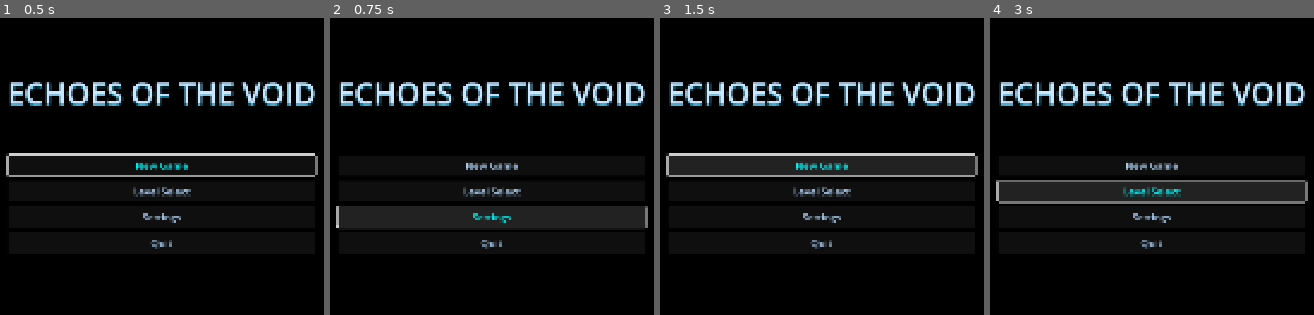
Above: before the commit, frames 1-4 (left to right).
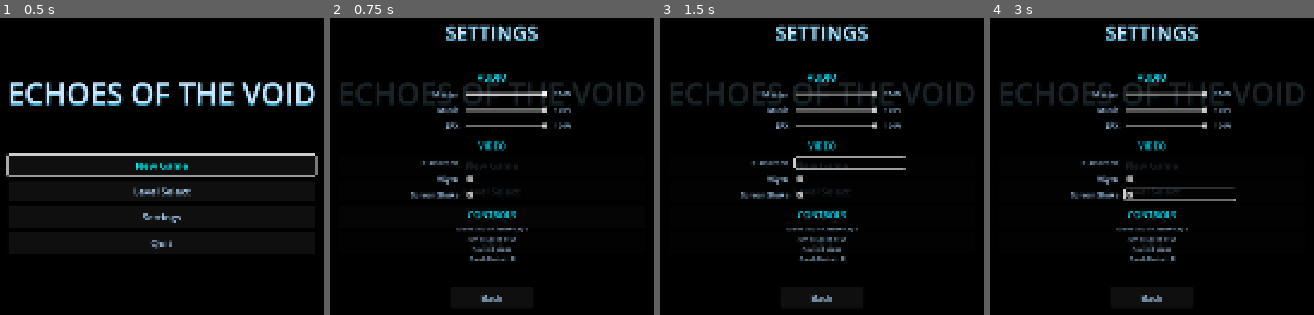
Above: after the commit, the same moments.

Repository: MasuRii/echoes-of-the-void
Game: Godot game, scene res://scenes/ui/main_menu.tscn
Two runs of this game, one before a commit and one after it. Both use one fixed random seed, a clock stepped at 60 frames per second and the inputs below. The project has no main scene, so this scene is started directly. Sound files missing from this copy of the repository are replaced by a short silence.
Inputs:
- Up to frame 1 (0.5 s): no input
- Up to frame 2 (0.75 s): click "Settings" at 0.5 s
- Up to frame 3 (1.5 s): click "New Game" at 1.25 s
- Up to frame 4 (3 s): click "New Game" at 2 s; click "Level Select" at 2.75 s

Frame 1 is identical in both runs. In frame 2, 16% of the frame differs, in the area x 1-99%, y 2-96%; in frame 3, 16%; in frame 4, 16%.

Commit message:
Add settings menu with audio, video, and controls options
Create scenes/ui/settings_menu.tscn:
- Master/Music/SFX volume sliders (0-100%)
- Fullscreen, VSync, Screen Shake toggles
- Controls display showing keybindings
- Dark overlay matching pause menu style
- Cyan/white color scheme consistent with UI

Create scenes/ui/settings_menu.gd:
- Load settings from SaveManager on open
- Apply audio changes via AudioManager in real-time
- Apply video settings (fullscreen, vsync) immediately
- Save all settings on change
- Support for pause state (PROCESS_MODE_WHEN_PAUSED)

Update scenes/ui/main_menu.gd:
- Connect Settings button to open settings_menu.tscn

Update scenes/ui/pause_menu.gd:
- Connect Settings button to open settings_menu.tscn

Update plan.md:
- Mark Phase 8.3 Settings Menu as complete

Diff:
--- a/scenes/ui/main_menu.gd
+++ b/scenes/ui/main_menu.gd
@@ -98,9 +98,14 @@
 func _on_settings_pressed() -> void:
 	"""Open the settings menu."""
 	_play_confirm_sound()
-	# TODO: Implement settings menu transition
-	# For now, this is a placeholder
-	push_warning("MainMenu: Settings menu not yet implemented")
+
+	# Load and display the settings menu
+	var settings_scene: PackedScene = load("res://scenes/ui/settings_menu.tscn")
+	if settings_scene:
+		var settings_menu: Control = settings_scene.instantiate()
+		add_child(settings_menu)
+	else:
+		push_error("MainMenu: Failed to load settings_menu.tscn")
 
 
 func _on_quit_pressed() -> void:
--- a/scenes/ui/pause_menu.gd
+++ b/scenes/ui/pause_menu.gd
@@ -74,9 +74,14 @@
 func _on_settings_pressed() -> void:
 	"""Open the settings menu."""
 	_play_confirm_sound()
-	# TODO: Implement settings menu transition
-	# For now, this is a placeholder
-	push_warning("PauseMenu: Settings menu not yet implemented")
+
+	# Load and display the settings menu
+	var settings_scene: PackedScene = load("res://scenes/ui/settings_menu.tscn")
+	if settings_scene:
+		var settings_menu: Control = settings_scene.instantiate()
+		add_child(settings_menu)
+	else:
+		push_error("PauseMenu: Failed to load settings_menu.tscn")
 
 
 func _on_main_menu_pressed() -> void:
--- /dev/null
+++ b/scenes/ui/settings_menu.gd
@@ -0,0 +1,234 @@
+extends Control
+## Settings menu for Echoes of the Void.
+## Allows adjusting audio, video, and viewing control bindings.
+## Settings are saved automatically when changed.
+
+# Cached references to autoloads
+var _audio_manager: Node = null
+var _save_manager: Node = null
+
+# Audio slider references
+@onready var master_slider: HSlider = $CenterContainer/VBoxContainer/SettingsContainer/AudioSection/MasterVolume/Slider
+@onready var master_value_label: Label = $CenterContainer/VBoxContainer/SettingsContainer/AudioSection/MasterVolume/ValueLabel
+@onready var music_slider: HSlider = $CenterContainer/VBoxContainer/SettingsContainer/AudioSection/MusicVolume/Slider
+@onready var music_value_label: Label = $CenterContainer/VBoxContainer/SettingsContainer/AudioSection/MusicVolume/ValueLabel
+@onready var sfx_slider: HSlider = $CenterContainer/VBoxContainer/SettingsContainer/AudioSection/SFXVolume/Slider
+@onready var sfx_value_label: Label = $CenterContainer/VBoxContainer/SettingsContainer/AudioSection/SFXVolume/ValueLabel
+
+# Video toggle references
+@onready var fullscreen_checkbox: CheckBox = $CenterContainer/VBoxContainer/SettingsContainer/VideoSection/FullscreenToggle/CheckBox
+@onready var vsync_checkbox: CheckBox = $CenterContainer/VBoxContainer/SettingsContainer/VideoSection/VSyncToggle/CheckBox
+@onready var screen_shake_checkbox: CheckBox = $CenterContainer/VBoxContainer/SettingsContainer/VideoSection/ScreenShakeToggle/CheckBox
+
+# Back button reference
+@onready var back_button: Button = $CenterContainer/VBoxContainer/BackButton
+
+# Track if we're initializing (to avoid triggering save during setup)
+var _initializing: bool = true
+
+
+func _ready() -> void:
+	# This menu should work even when the game is paused
+	process_mode = Node.PROCESS_MODE_WHEN_PAUSED
+
+	# Get autoload references
+	_audio_manager = get_node_or_null("/root/AudioManager")
+	_save_manager = get_node_or_null("/root/SaveManager")
+
+	# Connect slider signals
+	master_slider.value_changed.connect(_on_master_volume_changed)
+	music_slider.value_changed.connect(_on_music_volume_changed)
+	sfx_slider.value_changed.connect(_on_sfx_volume_changed)
+
+	# Connect checkbox signals
+	fullscreen_checkbox.toggled.connect(_on_fullscreen_toggled)
+	vsync_checkbox.toggled.connect(_on_vsync_toggled)
+	screen_shake_checkbox.toggled.connect(_on_screen_shake_toggled)
+
+	# Connect back button
+	back_button.pressed.connect(_on_back_pressed)
+
+	# Connect hover sounds to interactive elements
+	_connect_hover_sounds()
+
+	# Load current settings into UI
+	_load_settings()
+
+	# Set initial focus
+	master_slider.grab_focus()
+
+	# Done initializing
+	_initializing = false
+
+
+func _unhandled_input(event: InputEvent) -> void:
+	# Allow closing settings with pause/escape action
+	if event.is_action_pressed("pause"):
+		_on_back_pressed()
+		get_viewport().set_input_as_handled()
+
+
+func _connect_hover_sounds() -> void:
+	"""Connect hover/focus sounds to all interactive elements."""
+	var interactive_elements: Array[Control] = [
+		master_slider, music_slider, sfx_slider,
+		fullscreen_checkbox, vsync_checkbox, screen_shake_checkbox,
+		back_button
+	]
+
+	for element in interactive_elements:
+		element.mouse_entered.connect(_on_element_hovered)
+		element.focus_entered.connect(_on_element_hovered)
+
+
+func _load_settings() -> void:
+	"""Load current settings from SaveManager and AudioManager into UI."""
+	# Audio settings
+	if _audio_manager:
+		master_slider.value = _audio_manager.get_master_volume() * 100.0
+		music_slider.value = _audio_manager.get_music_volume() * 100.0
+		sfx_slider.value = _audio_manager.get_sfx_volume() * 100.0
+	elif _save_manager:
+		# Fallback to save manager if audio manager not available
+		master_slider.value = _save_manager.get_setting("master_volume", 1.0) * 100.0
+		music_slider.value = _save_manager.get_setting("music_volume", 0.8) * 100.0
+		sfx_slider.value = _save_manager.get_setting("sfx_volume", 1.0) * 100.0
+
+	# Update value labels
+	_update_volume_label(master_value_label, master_slider.value)
+	_update_volume_label(music_value_label, music_slider.value)
+	_update_volume_label(sfx_value_label, sfx_slider.value)
+
+	# Video settings
+	if _save_manager:
+		fullscreen_checkbox.button_pressed = _save_manager.get_setting("fullscreen", false)
+		vsync_checkbox.button_pressed = _save_manager.get_setting("vsync", true)
+		screen_shake_checkbox.button_pressed = _save_manager.get_setting("screen_shake", true)
+	else:
+		# Default values
+		fullscreen_checkbox.button_pressed = DisplayServer.window_get_mode() == DisplayServer.WINDOW_MODE_FULLSCREEN
+		vsync_checkbox.button_pressed = true
+		screen_shake_checkbox.button_pressed = true
+
+
+func _update_volume_label(label: Label, value: float) -> void:
+	"""Update a volume label to show the current percentage."""
+	label.text = "%d%%" % int(value)
+
+
+# ============================================================
+# Audio Callbacks
+# ============================================================
+
+func _on_master_volume_changed(value: float) -> void:
+	"""Handle master volume slider change."""
+	_update_volume_label(master_value_label, value)
+
+	if _initializing:
+		return
+
+	var linear_value: float = value / 100.0
+	if _audio_manager:
+		_audio_manager.set_master_volume(linear_value)
+
+
+func _on_music_volume_changed(value: float) -> void:
+	"""Handle music volume slider change."""
+	_update_volume_label(music_value_label, value)
+
+	if _initializing:
+		return
+
+	var linear_value: float = value / 100.0
+	if _audio_manager:
+		_audio_manager.set_music_volume(linear_value)
+
+
+func _on_sfx_volume_changed(value: float) -> void:
+	"""Handle SFX volume slider change."""
+	_update_volume_label(sfx_value_label, value)
+
+	if _initializing:
+		return
+
+	var linear_value: float = value / 100.0
+	if _audio_manager:
+		_audio_manager.set_sfx_volume(linear_value)
+
+	# Play a test sound so user can hear the change
+	if _audio_manager and not _initializing:
+		_audio_manager.play_sfx("menu_select", -5.0)
+
+
+# ============================================================
+# Video Callbacks
+# ============================================================
+
+func _on_fullscreen_toggled(pressed: bool) -> void:
+	"""Handle fullscreen toggle."""
+	if _initializing:
+		return
+
+	_play_confirm_sound()
+
+	if pressed:
+		DisplayServer.window_set_mode(DisplayServer.WINDOW_MODE_FULLSCREEN)
+	else:
+		DisplayServer.window_set_mode(DisplayServer.WINDOW_MODE_WINDOWED)
+
+	if _save_manager:
+		_save_manager.set_setting("fullscreen", pressed)
+
+
+func _on_vsync_toggled(pressed: bool) -> void:
+	"""Handle VSync toggle."""
+	if _initializing:
+		return
+
+	_play_confirm_sound()
+
+	if pressed:
+		DisplayServer.window_set_vsync_mode(DisplayServer.VSYNC_ENABLED)
+	else:
+		DisplayServer.window_set_vsync_mode(DisplayServer.VSYNC_DISABLED)
+
+	if _save_manager:
+		_save_manager.set_setting("vsync", pressed)
+
+
+func _on_screen_shake_toggled(pressed: bool) -> void:
+	"""Handle screen shake toggle."""
+	if _initializing:
+		return
+
+	_play_confirm_sound()
+
+	if _save_manager:
+		_save_manager.set_setting("screen_shake", pressed)
+
+
+# ============================================================
+# Navigation
+# ============================================================
+
+func _on_back_pressed() -> void:
+	"""Close the settings menu and return to previous menu."""
+	_play_confirm_sound()
+
+	# Small delay to hear the confirm sound
+	await get_tree().create_timer(0.1).timeout
+
+	# Remove this menu
+	queue_free()
+
+
+func _on_element_hovered() -> void:
+	"""Play hover sound when an element is hovered or focused."""
+	if _audio_manager and not _initializing:
+		_audio_manager.play_sfx("menu_select", -8.0)
+
+
+func _play_confirm_sound() -> void:
+	"""Play button confirm sound."""
+	if _audio_manager:
+		_audio_manager.play_sfx("menu_confirm")
--- /dev/null
+++ b/scenes/ui/settings_menu.tscn
@@ -0,0 +1,294 @@
+[gd_scene load_steps=2 format=3 uid="uid://c3x7settingsmenu"]
+
+[ext_resource type="Script" path="res://scenes/ui/settings_menu.gd" id="1_settings_menu"]
+
+[node name="SettingsMenu" type="Control"]
+layout_mode = 3
+anchors_preset = 15
+anchor_right = 1.0
+anchor_bottom = 1.0
+grow_horizontal = 2
+grow_vertical = 2
+script = ExtResource("1_settings_menu")
+
+[node name="DarkOverlay" type="ColorRect" parent="."]
+layout_mode = 1
+anchors_preset = 15
+anchor_right = 1.0
+anchor_bottom = 1.0
+grow_horizontal = 2
+grow_vertical = 2
+color = Color(0, 0, 0, 0.85)
+
+[node name="CenterContainer" type="CenterContainer" parent="."]
+layout_mode = 1
+anchors_preset = 15
+anchor_right = 1.0
+anchor_bottom = 1.0
+grow_horizontal = 2
+grow_vertical = 2
+
+[node name="VBoxContainer" type="VBoxContainer" parent="CenterContainer"]
+layout_mode = 2
+theme_override_constants/separation = 25
+
+[node name="TitleLabel" type="Label" parent="CenterContainer/VBoxContainer"]
+layout_mode = 2
+theme_override_colors/font_color = Color(0.8, 0.9, 1, 1)
+theme_override_colors/font_shadow_color = Color(0, 0.8, 1, 0.4)
+theme_override_constants/shadow_offset_x = 0
+theme_override_constants/shadow_offset_y = 4
+theme_override_font_sizes/font_size = 48
+text = "SETTINGS"
+horizontal_alignment = 1
+vertical_alignment = 1
+
+[node name="Spacer" type="Control" parent="CenterContainer/VBoxContainer"]
+custom_minimum_size = Vector2(0, 10)
+layout_mode = 2
+
+[node name="SettingsContainer" type="VBoxContainer" parent="CenterContainer/VBoxContainer"]
+layout_mode = 2
+theme_override_constants/separation = 20
+
+[node name="AudioSection" type="VBoxContainer" parent="CenterContainer/VBoxContainer/SettingsContainer"]
+layout_mode = 2
+theme_override_constants/separation = 12
+
+[node name="AudioLabel" type="Label" parent="CenterContainer/VBoxContainer/SettingsContainer/AudioSection"]
+layout_mode = 2
+theme_override_colors/font_color = Color(0, 0.9, 1, 1)
+theme_override_font_sizes/font_size = 22
+text = "AUDIO"
+horizontal_alignment = 1
+
+[node name="MasterVolume" type="HBoxContainer" parent="CenterContainer/VBoxContainer/SettingsContainer/AudioSection"]
+custom_minimum_size = Vector2(400, 0)
+layout_mode = 2
+theme_override_constants/separation = 15
+
+[node name="Label" type="Label" parent="CenterContainer/VBoxContainer/SettingsContainer/AudioSection/MasterVolume"]
+custom_minimum_size = Vector2(120, 0)
+layout_mode = 2
+theme_override_colors/font_color = Color(0.7, 0.85, 1, 1)
+theme_override_font_sizes/font_size = 18
+text = "Master"
+horizontal_alignment = 2
+vertical_alignment = 1
+
+[node name="Slider" type="HSlider" parent="CenterContainer/VBoxContainer/SettingsContainer/AudioSection/MasterVolume"]
+custom_minimum_size = Vector2(200, 24)
+layout_mode = 2
+size_flags_horizontal = 3
+size_flags_vertical = 1
+min_value = 0.0
+max_value = 100.0
+value = 100.0
+
+[node name="ValueLabel" type="Label" parent="CenterContainer/VBoxContainer/SettingsContainer/AudioSection/MasterVolume"]
+custom_minimum_size = Vector2(50, 0)
+layout_mode = 2
+theme_override_colors/font_color = Color(0.7, 0.85, 1, 1)
+theme_override_font_sizes/font_size = 16
+text = "100%"
+horizontal_alignment = 0
+vertical_alignment = 1
+
+[node name="MusicVolume" type="HBoxContainer" parent="CenterContainer/VBoxContainer/SettingsContainer/AudioSection"]
+custom_minimum_size = Vector2(400, 0)
+layout_mode = 2
+theme_override_constants/separation = 15
+
+[node name="Label" type="Label" parent="CenterContainer/VBoxContainer/SettingsContainer/AudioSection/MusicVolume"]
+custom_minimum_size = Vector2(120, 0)
+layout_mode = 2
+theme_override_colors/font_color = Color(0.7, 0.85, 1, 1)
+theme_override_font_sizes/font_size = 18
+text = "Music"
+horizontal_alignment = 2
+vertical_alignment = 1
+
+[node name="Slider" type="HSlider" parent="CenterContainer/VBoxContainer/SettingsContainer/AudioSection/MusicVolume"]
+custom_minimum_size = Vector2(200, 24)
+layout_mode = 2
+size_flags_horizontal = 3
+size_flags_vertical = 1
+min_value = 0.0
+max_value = 100.0
+value = 80.0
+
+[node name="ValueLabel" type="Label" parent="CenterContainer/VBoxContainer/SettingsContainer/AudioSection/MusicVolume"]
+custom_minimum_size = Vector2(50, 0)
+layout_mode = 2
+theme_override_colors/font_color = Color(0.7, 0.85, 1, 1)
+theme_override_font_sizes/font_size = 16
+text = "80%"
+horizontal_alignment = 0
+vertical_alignment = 1
+
+[node name="SFXVolume" type="HBoxContainer" parent="CenterContainer/VBoxContainer/SettingsContainer/AudioSection"]
+custom_minimum_size = Vector2(400, 0)
+layout_mode = 2
+theme_override_constants/separation = 15
+
+[node name="Label" type="Label" parent="CenterContainer/VBoxContainer/SettingsContainer/AudioSection/SFXVolume"]
+custom_minimum_size = Vector2(120, 0)
+layout_mode = 2
+theme_override_colors/font_color = Color(0.7, 0.85, 1, 1)
+theme_override_font_sizes/font_size = 18
+text = "SFX"
+horizontal_alignment = 2
+vertical_alignment = 1
+
+[node name="Slider" type="HSlider" parent="CenterContainer/VBoxContainer/SettingsContainer/AudioSection/SFXVolume"]
+custom_minimum_size = Vector2(200, 24)
+layout_mode = 2
+size_flags_horizontal = 3
+size_flags_vertical = 1
+min_value = 0.0
+max_value = 100.0
+value = 100.0
+
+[node name="ValueLabel" type="Label" parent="CenterContainer/VBoxContainer/SettingsContainer/AudioSection/SFXVolume"]
+custom_minimum_size = Vector2(50, 0)
+layout_mode = 2
+theme_override_colors/font_color = Color(0.7, 0.85, 1, 1)
+theme_override_font_sizes/font_size = 16
+text = "100%"
+horizontal_alignment = 0
+vertical_alignment = 1
+
+[node name="VideoSection" type="VBoxContainer" parent="CenterContainer/VBoxContainer/SettingsContainer"]
+layout_mode = 2
+theme_override_constants/separation = 12
+
+[node name="VideoLabel" type="Label" parent="CenterContainer/VBoxContainer/SettingsContainer/VideoSection"]
+layout_mode = 2
+theme_override_colors/font_color = Color(0, 0.9, 1, 1)
+theme_override_font_sizes/font_size = 22
+text = "VIDEO"
+horizontal_alignment = 1
+
+[node name="FullscreenToggle" type="HBoxContainer" parent="CenterContainer/VBoxContainer/SettingsContainer/VideoSection"]
+custom_minimum_size = Vector2(400, 0)
+layout_mode = 2
+theme_override_constants/separation = 15
+
+[node name="Label" type="Label" parent="CenterContainer/VBoxContainer/SettingsContainer/VideoSection/FullscreenToggle"]
+custom_minimum_size = Vector2(120, 0)
+layout_mode = 2
+theme_override_colors/font_color = Color(0.7, 0.85, 1, 1)
+theme_override_font_sizes/font_size = 18
+text = "Fullscreen"
+horizontal_alignment = 2
+vertical_alignment = 1
+
+[node name="CheckBox" type="CheckBox" parent="CenterContainer/VBoxContainer/SettingsContainer/VideoSection/FullscreenToggle"]
+layout_mode = 2
+size_flags_horizontal = 3
+theme_override_colors/font_color = Color(0.7, 0.85, 1, 1)
+theme_override_colors/font_hover_color = Color(0, 1, 1, 1)
+theme_override_colors/font_focus_color = Color(0, 1, 1, 1)
+theme_override_font_sizes/font_size = 16
+
+[node name="VSyncToggle" type="HBoxContainer" parent="CenterContainer/VBoxContainer/SettingsContainer/VideoSection"]
+custom_minimum_size = Vector2(400, 0)
+layout_mode = 2
+theme_override_constants/separation = 15
+
+[node name="Label" type="Label" parent="CenterContainer/VBoxContainer/SettingsContainer/VideoSection/VSyncToggle"]
+custom_minimum_size = Vector2(120, 0)
+layout_mode = 2
+theme_override_colors/font_color = Color(0.7, 0.85, 1, 1)
+theme_override_font_sizes/font_size = 18
+text = "VSync"
+horizontal_alignment = 2
+vertical_alignment = 1
+
+[node name="CheckBox" type="CheckBox" parent="CenterContainer/VBoxContainer/SettingsContainer/VideoSection/VSyncToggle"]
+layout_mode = 2
+size_flags_horizontal = 3
+theme_override_colors/font_color = Color(0.7, 0.85, 1, 1)
+theme_override_colors/font_hover_color = Color(0, 1, 1, 1)
+theme_override_colors/font_focus_color = Color(0, 1, 1, 1)
+theme_override_font_sizes/font_size = 16
+
+[node name="ScreenShakeToggle" type="HBoxContainer" parent="CenterContainer/VBoxContainer/SettingsContainer/VideoSection"]
+custom_minimum_size = Vector2(400, 0)
+layout_mode = 2
+theme_override_constants/separation = 15
+
+[node name="Label" type="Label" parent="CenterContainer/VBoxContainer/SettingsContainer/VideoSection/ScreenShakeToggle"]
+custom_minimum_size = Vector2(120, 0)
+layout_mode = 2
+theme_override_colors/font_color = Color(0.7, 0.85, 1, 1)
+theme_override_font_sizes/font_size = 18
+text = "Screen Shake"
+horizontal_alignment = 2
+vertical_alignment = 1
+
+[node name="CheckBox" type="CheckBox" parent="CenterContainer/VBoxContainer/SettingsContainer/VideoSection/ScreenShakeToggle"]
+layout_mode = 2
+size_flags_horizontal = 3
+theme_override_colors/font_color = Color(0.7, 0.85, 1, 1)
+theme_override_colors/font_hover_color = Color(0, 1, 1, 1)
+theme_override_colors/font_focus_color = Color(0, 1, 1, 1)
+theme_override_font_sizes/font_size = 16
+
+[node name="ControlsSection" type="VBoxContainer" parent="CenterContainer/VBoxContainer/SettingsContainer"]
+layout_mode = 2
+theme_override_constants/separation = 8
+
+[node name="ControlsLabel" type="Label" parent="CenterContainer/VBoxContainer/SettingsContainer/ControlsSection"]
+layout_mode = 2
+theme_override_colors/font_color = Color(0, 0.9, 1, 1)
+theme_override_font_sizes/font_size = 22
+text = "CONTROLS"
+horizontal_alignment = 1
+
+[node name="ControlsDisplay" type="VBoxContainer" parent="CenterContainer/VBoxContainer/SettingsContainer/ControlsSection"]
+layout_mode = 2
+theme_override_constants/separation = 4
+
+[node name="MoveLine" type="Label" parent="CenterContainer/VBoxContainer/SettingsContainer/ControlsSection/ControlsDisplay"]
+layout_mode = 2
+theme_override_colors/font_color = Color(0.6, 0.7, 0.8, 1)
+theme_override_font_sizes/font_size = 14
+text = "Move: A/D or Arrow Keys"
+horizontal_alignment = 1
+
+[node name="JumpLine" type="Label" parent="CenterContainer/VBoxContainer/SettingsContainer/ControlsSection/ControlsDisplay"]
+layout_mode = 2
+theme_override_colors/font_color = Color(0.6, 0.7, 0.8, 1)
+theme_override_font_sizes/font_size = 14
+text = "Jump: Space or W"
+horizontal_alignment = 1
+
+[node name="PauseLine" type="Label" parent="CenterContainer/VBoxContainer/SettingsContainer/ControlsSection/ControlsDisplay"]
+layout_mode = 2
+theme_override_colors/font_color = Color(0.6, 0.7, 0.8, 1)
+theme_override_font_sizes/font_size = 14
+text = "Pause: Escape"
+horizontal_alignment = 1
+
+[node name="RestartLine" type="Label" parent="CenterContainer/VBoxContainer/SettingsContainer/ControlsSection/ControlsDisplay"]
+layout_mode = 2
+theme_override_colors/font_color = Color(0.6, 0.7, 0.8, 1)
+theme_override_font_sizes/font_size = 14
+text = "Quick Restart: R"
+horizontal_alignment = 1
+
+[node name="Spacer2" type="Control" parent="CenterContainer/VBoxContainer"]
+custom_minimum_size = Vector2(0, 10)
+layout_mode = 2
+
+[node name="BackButton" type="Button" parent="CenterContainer/VBoxContainer"]
+custom_minimum_size = Vector2(200, 48)
+layout_mode = 2
+size_flags_horizontal = 4
+theme_override_colors/font_color = Color(0.7, 0.85, 1, 1)
+theme_override_colors/font_hover_color = Color(0, 1, 1, 1)
+theme_override_colors/font_focus_color = Color(0, 1, 1, 1)
+theme_override_colors/font_pressed_color = Color(1, 1, 1, 1)
+theme_override_font_sizes/font_size = 22
+text = "Back"
Not shown, changed: plan.md
